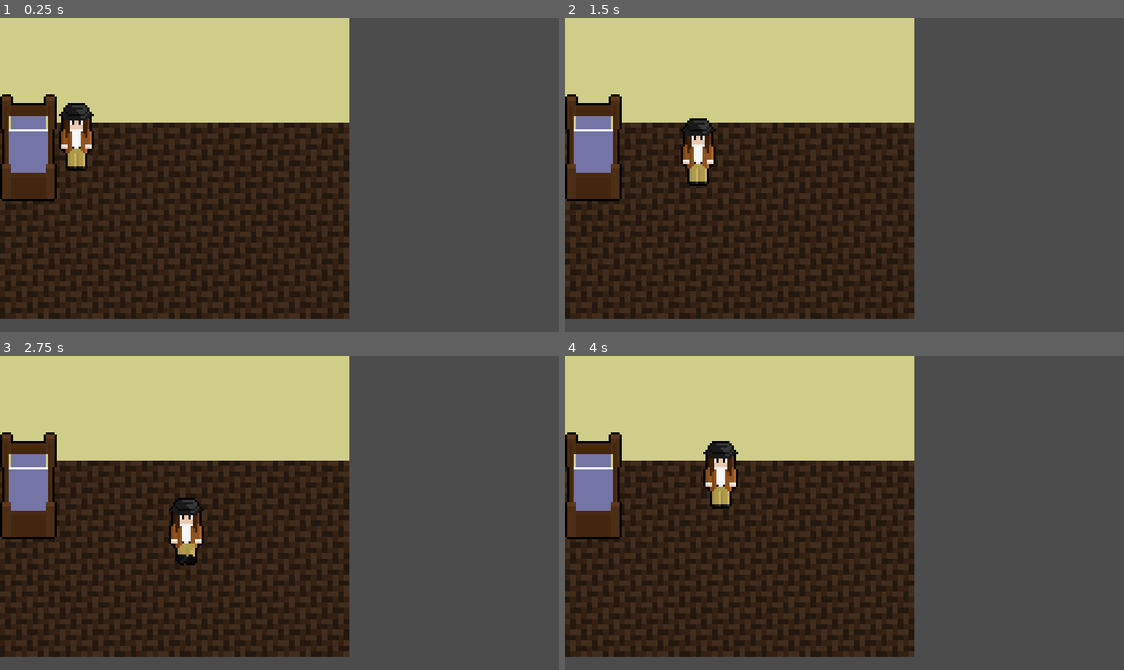
Above: before the commit, frames 1-4 (two rows, left to right).
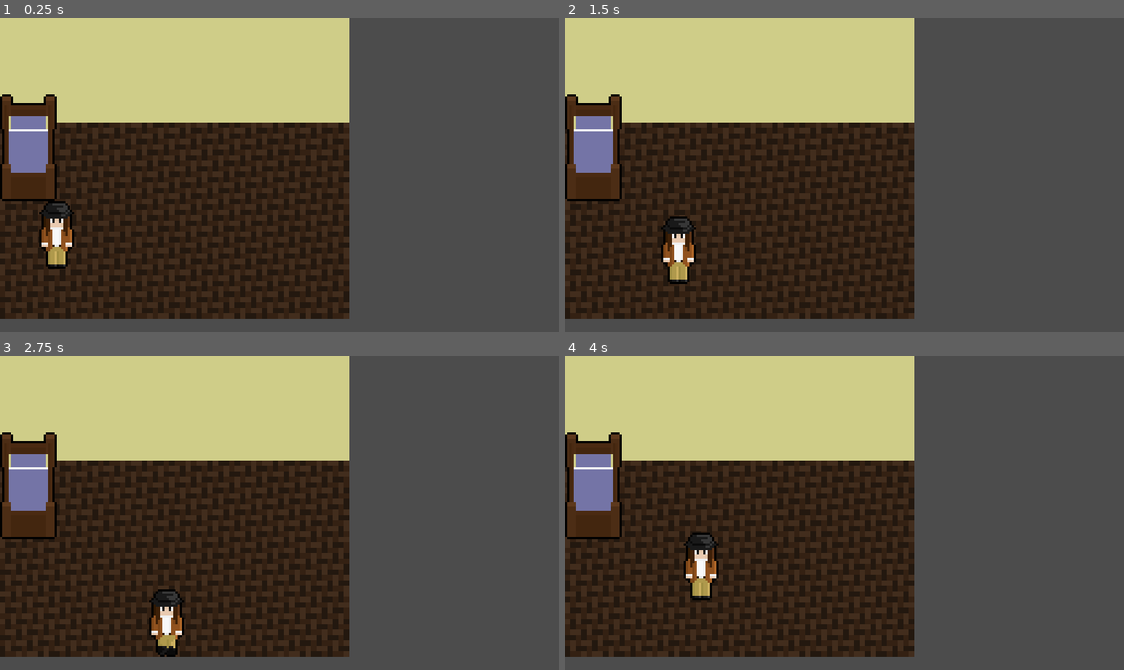
Above: after the commit, the same moments.

Repository: bafif/suma-the-game
Game: Godot game, scene res://scenes/sce_room_bafif0.tscn
The game is run twice, just before and just after one commit, with the same random seed, the same clock (stepped at 60 frames per second) and the same inputs.
Inputs:
- Up to frame 1 (0.25 s): no input
- Up to frame 2 (1.5 s): tap Enter at 0.5 s; hold D (ui_right) 0.53-1.28 s; hold S (ui_down) from 1.28 s (still down)
- Up to frame 3 (2.75 s): release S (ui_down) at 2.03 s; hold D (ui_right) from 2.03 s (still down)
- Up to frame 4 (4 s): release D (ui_right) at 2.78 s; hold W (ui_up) 2.78-3.53 s; hold A (ui_left) from 3.53 s (still down)

The runs differ from the first frame. In frame 1, 2.0% of the frame differs, in the area x 7-17%, y 27-80%; in frame 2, 2.0%; in frame 3, 1.9%; in frame 4, 2.0%.

Commit message:
nuevos sprites para animaciones de sera

Diff:
--- a/scenes/sce_room_bafif0.tscn
+++ b/scenes/sce_room_bafif0.tscn
@@ -12,7 +12,7 @@
 [node name="room" parent="." instance=ExtResource( 2 )]
 
 [node name="pc_sera0" parent="." instance=ExtResource( 1 )]
-position = Vector2( 35, 65 )
+position = Vector2( 26, 110 )
 
 [node name="bed" parent="." instance=ExtResource( 4 )]
 position = Vector2( 13, 60 )
Not shown, changed: .mono/metadata/ide_messaging_meta.txt
Binary file added: characters/playable/sera/sprites/spr_sera0_bs0.png
Binary file added: characters/playable/sera/sprites/spr_sera0_bs1.png
Binary file added: characters/playable/sera/sprites/spr_sera0_bs2.png
Binary file changed: characters/playable/sera/sprites/spr_sera0_fs0.png
Binary file changed: characters/playable/sera/sprites/spr_sera0_ls.png
Binary file added: characters/playable/sera/sprites/spr_sera0_ls0.png
Binary file added: characters/playable/sera/sprites/spr_sera0_ls1.png
Binary file added: characters/playable/sera/sprites/spr_sera0_ls2.png
Binary file changed: characters/playable/sera/sprites/spr_sera0_rs.png
Binary file added: characters/playable/sera/sprites/spr_sera0_rs0.png
Binary file added: characters/playable/sera/sprites/spr_sera0_rs1.png
(and 4 more such lines)
